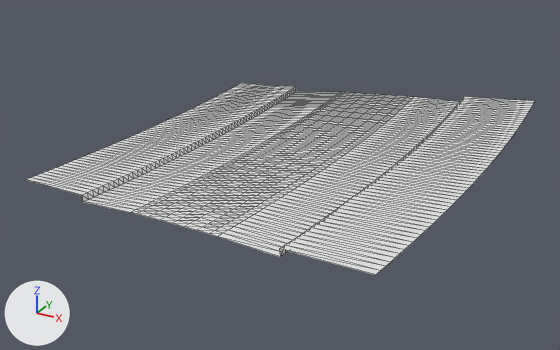
The glTF model public/assets/gen4/models/track-13.glb as it was, and as the next commit left it.
Rendered twice from a camera (50 mm lens) standing at (743.4, -339.4, 48.4) and looking at (691.1, -244.3, 0.9). Every picture has the same lights, and +X, +Y and +Z are marked at lower left. The picture after the commit comes second. Mesh edges are drawn as thin lines. Vertices at exactly the same position are counted once.

In view in the first picture: 'track-13'.
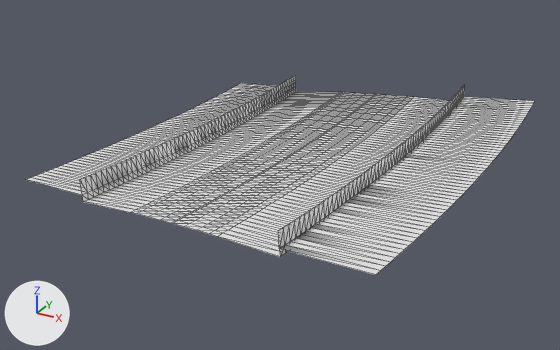
The change, as a list of edits to the scene's bpy script:
```text
Change me_track_13:
    used by ob_track_13; location = (0.0, 0.0, 0.0)
    remove me_track_13.from_pydata(...)  # 945 vertices, 1736 faces; spans x 663.1..721.4, y -274.9..-207.6, z 2.7..7.4
    add me_track_13.from_pydata(...)  # 1134 vertices, 2108 faces; spans x 663.1..721.4, y -274.9..-207.6, z 2.7..8.8
    me_track_13 part 1: 63 vertices removed from x 691.1..693.3, y -271.7..-209.8, z 4.2..4.9; 126 vertices added at x 690.8..693.5, y -271.7..-209.8, z 4.2..4.9
    me_track_13 part 2: 63 vertices added at x 706.9..709.3, y -273.5..-208.5, z 8.1..8.8
    me_track_13 part 3: 63 vertices added at x 674.8..677.0, y -269.8..-211.1, z 5.8..6.5
```

Pixel boxes (x1, y1, x2, y2) of what changed, in the pictures (560 x 350 px; the box of a moved part takes in the faces that stretch with it):
'track-13', reshaped
    before: (26, 83, 534, 275)
    after: (26, 76, 534, 275)
part 1 of me_track_13, moved or reshaped
    both: (161, 94, 386, 227)
part 2 of me_track_13, added
    after: (278, 85, 464, 249)
part 3 of me_track_13, added
    after: (80, 76, 296, 195)
